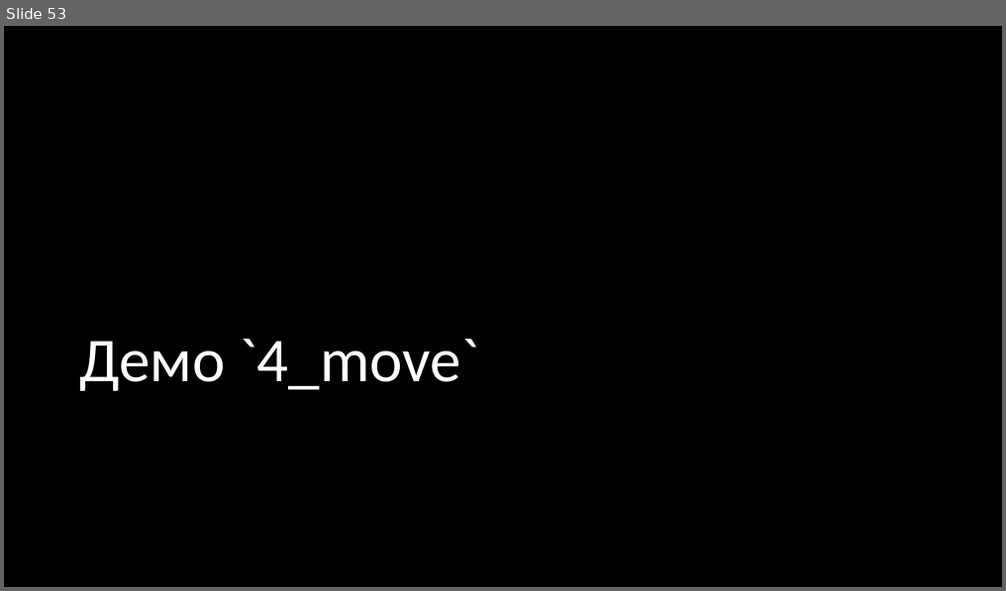
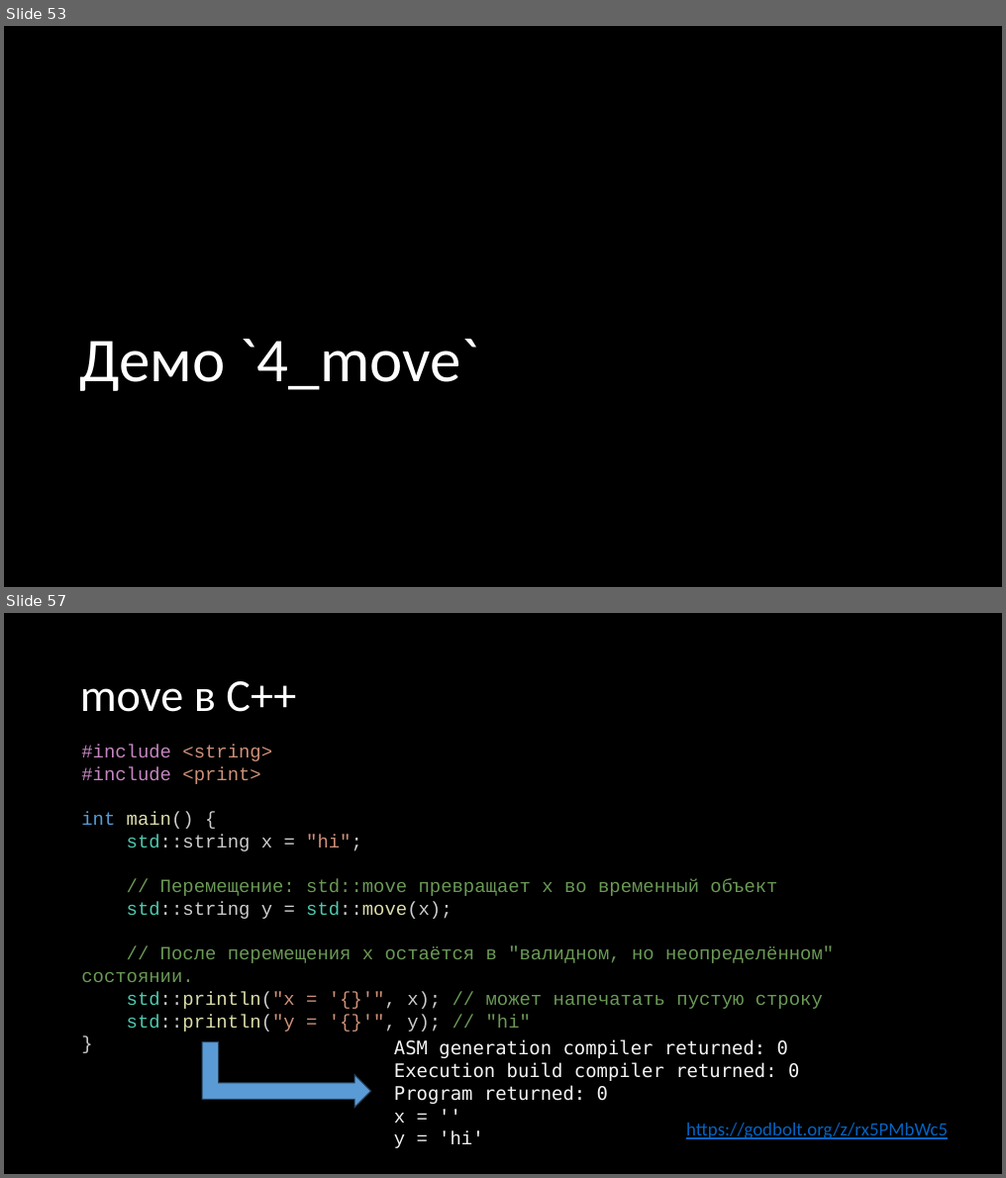
Before and after one commit to Gordon01/learn-rust, a slide deck: keynotes/Rust 2024.pptx. Shown one above the other, each under a label of ours: slide 53 before the commit, slides 53 and 57 after it; the slides between them are not shown. The pictures are 1006x591 and 1006x1178 pixels, drawn with LibreOffice and Linux fonts; fonts in the diff are those of the drawing. Boxes give left, top, right and bottom in pixels: in the first picture for what was removed or moved away, otherwise in the second. Text is boxed around its words. In the diff, an @@ line names an element or a change of style, - is before the commit and + after.

```diff
--- a/keynotes/Rust 2024.pptx
+++ b/keynotes/Rust 2024.pptx
@@ slide 57 added at (x1=4, y1=613, x2=1002, y2=1174), background #000000 @@
@@ title added at (x1=80, y1=681, x2=296, y2=712), 44 pt, text #FFFFFF @@
+move в C++
@@ text added at (x1=81, y1=745, x2=834, y2=1032), 18 pt, text #6A9955 @@
+#include <string>
+#include <print>
+int main() {
+std::string x = "hi";
+// Перемещение: std::move превращает x во временный объект
+std::string y = std::move(x);
+// После перемещения x остаётся в "валидном, но неопределённом" состоянии.
+std::println("x = '{}'", x); // может напечатать пустую строку
+std::println("y = '{}'", y); // "hi"
+}
@@ bent up arrow added at (x1=202, y1=1042, x2=371, y2=1107), fill #5B9BD5, outline #28445D 1 pt @@
@@ text added at (x1=394, y1=1040, x2=799, y2=1149), 18 pt, text #F2F2F2 @@
+ASM generation compiler returned: 0
+Execution build compiler returned: 0
+Program returned: 0
+x = ''
+y = 'hi'
@@ text added at (x1=686, y1=1123, x2=947, y2=1140), 18 pt, text #0563C1, underline @@
+https://godbolt.org/z/rx5PMbWc5
```
Also in this commit, not shown: 6 slides changed, 8 other slides added, 1 slide removed.
